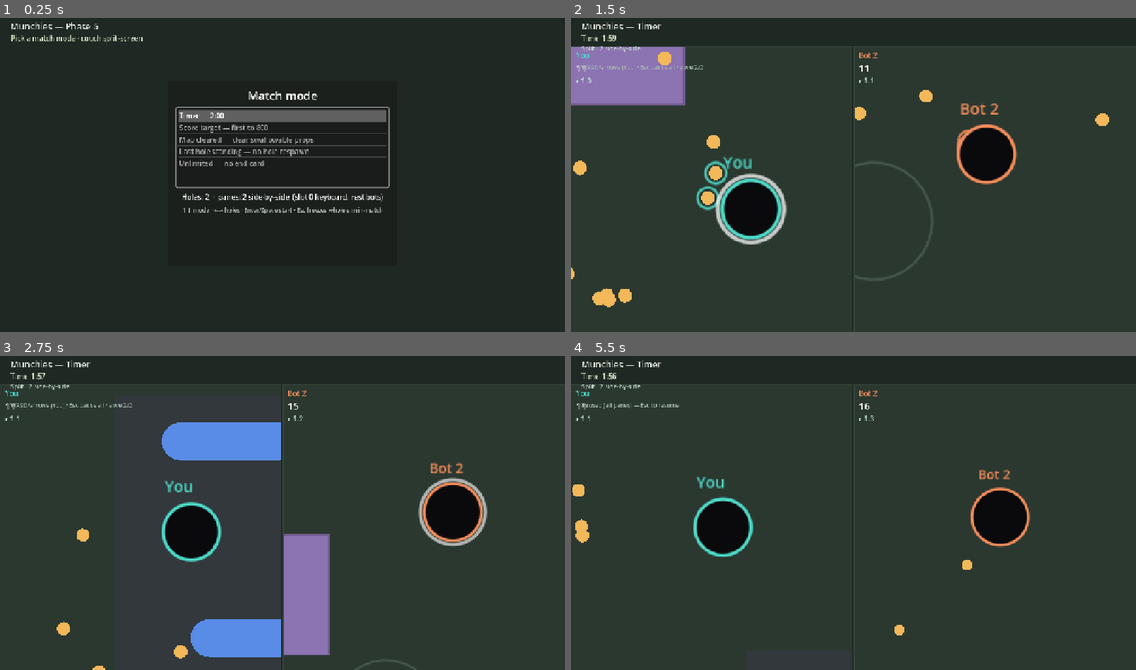
Above: before the commit, frames 1-4 (two rows, left to right).
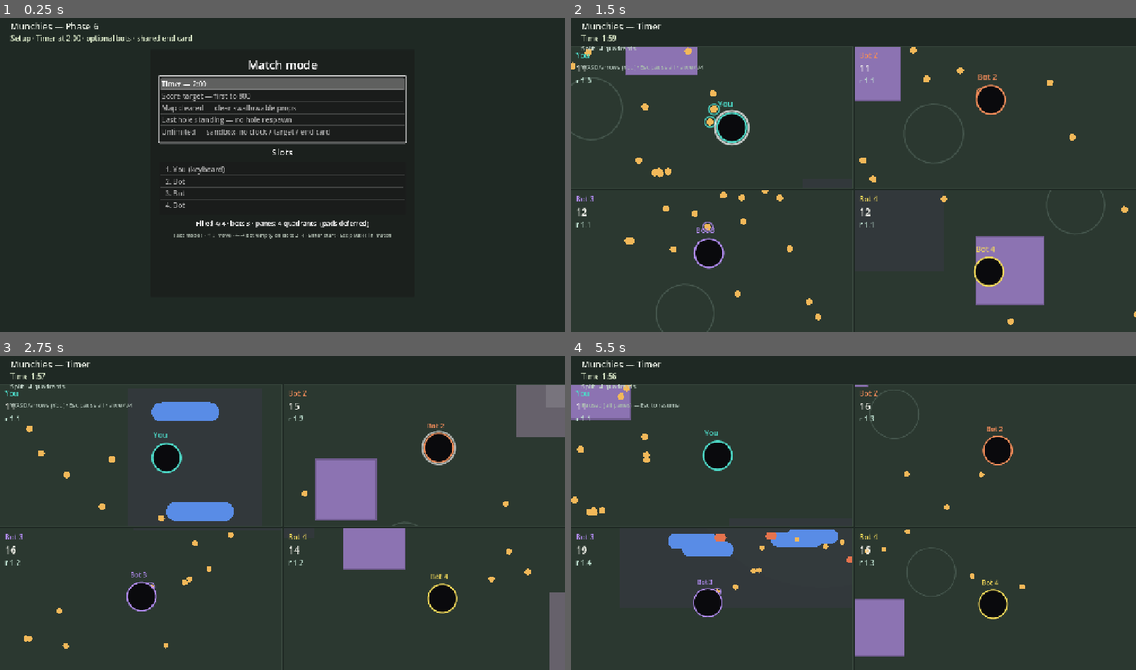
Above: after the commit, the same moments.

Repository: yelsayd/munchies
Game: Godot game, scene res://scenes/main.tscn
Same seed, same stepped clock (60 frames per second), same inputs: the game is played once before the commit and once after it.
Inputs:
- Up to frame 1 (0.25 s): no input
- Up to frame 2 (1.5 s): tap Enter (confirm) at 0.5, 1.35 s; hold D (move_right) 0.53-1.28 s; hold Tab 0.53-1.28 s; hold S (move_down) from 1.28 s (still down)
- Up to frame 3 (2.75 s): tap Tab at 1.55 s; release S (move_down) at 2.03 s; hold D (move_right) from 2.03 s (still down); hold Tab from 2.03 s (still down)
- Up to frame 4 (5.5 s): release D (move_right) at 2.78 s; release Tab at 2.78 s; hold W (move_up) 2.78-3.53 s; tap Tab at 2.85, 4.35 s; hold Tab 3.53-4.28 s; hold A (move_left) 3.53-5.03 s; tap Enter (confirm) at 3.6 s; tap Escape (pause) at 4.15 s; hold S (move_down) from 5.03 s (still down); hold Tab from 5.03 s (still down)

The runs differ from the first frame. In frame 1, 8.2% of the frame differs, in the area x 1-72%, y 1-71%; in frame 2, 16%; in frame 3, 21%, in the area x 0-100%, y 8-100%; in frame 4, 10%.

Commit message:
Phase 6: setup slots, optional bots, shared end card.
Mode list still opens on Timer at 2:00. Four slots with keyboard fixed
and Bot/Empty toggles; pads stay deferred. Unlimited never ends and the
HUD never shows a clock or score target. Suction knobs left alone.

Co-authored-by: Yasser Elsayed <yelsayd@users.noreply.github.com>

Diff:
--- a/project.godot
+++ b/project.godot
@@ -1,15 +1,29 @@
 ; Engine configuration file.
-; Godot 4.5+ / Phase 1 local core loop.
+; It's best edited using the editor UI and not directly,
+; since the parameters that go here are not all obvious.
+;
+; Format:
+;   [section] ; section goes between []
+;   param=value ; assign values to parameters
 
 config_version=5
+
+[animation]
+
+compatibility/default_parent_skeleton_in_mesh_instance_3d=true
 
 [application]
 
 config/name="Munchies"
-config/description="Local hole-swallow game. Phase 5: couch split-screen, keyboard + bots, shared pause."
+config/description="Local hole-swallow game. Phase 6: setup slots, optional bots, shared end card."
 run/main_scene="res://scenes/main.tscn"
-config/features=PackedStringArray("4.5", "Forward Plus")
+config/features=PackedStringArray("4.7", "Forward Plus")
 config/icon="res://icon.svg"
+
+[debug]
+
+gdscript/warnings/infer_variant=1
+gdscript/warnings/treat_warnings_as_errors=false
 
 [display]
 
@@ -56,11 +70,6 @@
 ]
 }
 
-[debug]
-
-gdscript/warnings/infer_variant=1
-gdscript/warnings/treat_warnings_as_errors=false
-
 [rendering]
 
 textures/canvas_textures/default_texture_filter=0
--- a/scenes/main.tscn
+++ b/scenes/main.tscn
@@ -52,13 +52,13 @@
 layout_mode = 2
 theme_override_colors/font_color = Color(0.92, 0.94, 0.9, 1)
 theme_override_font_sizes/font_size = 20
-text = "Munchies — Phase 5"
+text = "Munchies — Phase 6"
 
 [node name="ModeLine" type="Label" parent="HUD/Margin/VBox"]
 layout_mode = 2
 theme_override_colors/font_color = Color(0.85, 0.90, 0.78, 1)
 theme_override_font_sizes/font_size = 16
-text = "Pick a match mode"
+text = "Setup · Timer at 2:00"
 
 [node name="Score" type="Label" parent="HUD/Margin/VBox"]
 layout_mode = 2
@@ -84,10 +84,10 @@
 anchor_top = 0.5
 anchor_right = 0.5
 anchor_bottom = 0.5
-offset_left = -260.0
-offset_top = -210.0
-offset_right = 260.0
-offset_bottom = 210.0
+offset_left = -300.0
+offset_top = -280.0
+offset_right = 300.0
+offset_bottom = 280.0
 grow_horizontal = 2
 grow_vertical = 2
 
@@ -100,7 +100,7 @@
 
 [node name="VBox" type="VBoxContainer" parent="HUD/Setup/Margin"]
 layout_mode = 2
-theme_override_constants/separation = 10
+theme_override_constants/separation = 8
 
 [node name="SetupTitle" type="Label" parent="HUD/Setup/Margin/VBox"]
 layout_mode = 2
@@ -109,23 +109,36 @@
 horizontal_alignment = 1
 
 [node name="ModeList" type="ItemList" parent="HUD/Setup/Margin/VBox"]
-custom_minimum_size = Vector2(0, 180)
+custom_minimum_size = Vector2(0, 150)
 layout_mode = 2
 allow_reselect = true
 auto_height = true
 item_count = 0
 
-[node name="HoleCount" type="Label" parent="HUD/Setup/Margin/VBox"]
+[node name="SlotTitle" type="Label" parent="HUD/Setup/Margin/VBox"]
 layout_mode = 2
-theme_override_font_sizes/font_size = 16
-text = "Holes: 2  ·  panes: 2 side-by-side"
+theme_override_font_sizes/font_size = 20
+text = "Slots"
+horizontal_alignment = 1
+
+[node name="SlotList" type="ItemList" parent="HUD/Setup/Margin/VBox"]
+custom_minimum_size = Vector2(0, 120)
+layout_mode = 2
+allow_reselect = true
+auto_height = true
+item_count = 0
+
+[node name="SlotSummary" type="Label" parent="HUD/Setup/Margin/VBox"]
+layout_mode = 2
+theme_override_font_sizes/font_size = 15
+text = "Filled 4/4 · bots 3 · panes: 4 quadrants"
 horizontal_alignment = 1
 
 [node name="SetupHint" type="Label" parent="HUD/Setup/Margin/VBox"]
 layout_mode = 2
 theme_override_colors/font_color = Color(0.7, 0.75, 0.7, 1)
-theme_override_font_sizes/font_size = 13
-text = "↑↓ mode · ←→ holes · Enter/Space start"
+theme_override_font_sizes/font_size = 12
+text = "Tab modes/slots · ↑↓ move · ←→ bot/empty · Enter start"
 horizontal_alignment = 1
 
 [node name="EndCard" type="PanelContainer" parent="HUD"]
--- a/scripts/main.gd
+++ b/scripts/main.gd
@@ -1,7 +1,7 @@
 extends Node2D
-## Phase 5 view: couch split-screen. Slot 0 = keyboard; extras = bots via Input.
-## One sim; each pane follows its hole with Phase 2 camera rules. Esc pauses all.
-## Gamepads deferred — empty slots stay bots until pads exist.
+## Phase 6 view: setup (modes + slot list + optional bots) → couch split-screen.
+## Slot 0 = keyboard; other filled slots = bots until pads exist. Esc pauses all.
+## Unlimited never shows a clock or score target. Shared end card for ending modes.
 
 const PIXELS_PER_METER := 24.0
 const CAMERA_SETTLE := 0.2
@@ -11,6 +11,7 @@
 const TOP_HUD_BAND := 72.0
 
 enum Screen { SETUP, PLAYING, ENDED }
+enum SetupFocus { MODES, SLOTS }
 
 @onready var world: Node2D = $World
 @onready var world_hold: Node2D = $WorldHold
@@ -23,7 +24,8 @@
 @onready var hint_label: Label = $HUD/Margin/VBox/Hint
 @onready var setup_panel: PanelContainer = $HUD/Setup
 @onready var setup_list: ItemList = $HUD/Setup/Margin/VBox/ModeList
-@onready var setup_holes: Label = $HUD/Setup/Margin/VBox/HoleCount
+@onready var slot_list: ItemList = $HUD/Setup/Margin/VBox/SlotList
+@onready var setup_summary: Label = $HUD/Setup/Margin/VBox/SlotSummary
 @onready var setup_hint: Label = $HUD/Setup/Margin/VBox/SetupHint
 @onready var end_panel: PanelContainer = $HUD/EndCard
 @onready var end_title: Label = $HUD/EndCard/Margin/VBox/EndTitle
@@ -36,7 +38,10 @@
 var _paused := false
 var _screen: Screen = Screen.SETUP
 var _mode_index: int = 0 ## Timer highlighted by default
-var _hole_count: int = 2
+var _setup_focus: SetupFocus = SetupFocus.MODES
+var _slot_cursor: int = 1
+## Four setup slots. Slot 0 is always keyboard when filled.
+var _slots: PackedStringArray = MatchConfig.default_slots(4)
 
 ## Presentation-only swallow ghosts: {x,y,radius,tier,scale,age,target_x,target_y,hole_id}
 var swallow_tweens: Array = []
@@ -65,13 +70,14 @@
 	pane_host.offset_top = TOP_HUD_BAND
 	split_layer.visible = false
 	_build_setup_list()
+	_refresh_slot_list()
 	_show_setup()
 
 
 func _build_setup_list() -> void:
 	setup_list.clear()
 	for m in MODE_ORDER:
-		var cfg := MatchConfig.for_mode(m, _hole_count)
+		var cfg := MatchConfig.for_mode(m, 4)
 		var extra := ""
 		match m:
 			MatchConfig.Mode.TIMER:
@@ -83,23 +89,54 @@
 			MatchConfig.Mode.LAST_STANDING:
 				extra = " — no hole respawn"
 			MatchConfig.Mode.UNLIMITED:
-				extra = " — no end card"
+				extra = " — sandbox, no clock / target / end card"
 		setup_list.add_item(cfg.label() + extra)
 	setup_list.select(_mode_index)
-	_refresh_setup_holes()
-
-
-func _refresh_setup_holes() -> void:
-	setup_holes.text = "Holes: %d  ·  panes: %s  (slot 0 keyboard, rest bots)" % [
-		_hole_count,
-		_pane_layout_label(_hole_count),
+
+
+func _slot_label(index: int) -> String:
+	var kind: String = str(_slots[index])
+	var mark := "▸ " if _setup_focus == SetupFocus.SLOTS and index == _slot_cursor else "  "
+	match kind:
+		MatchConfig.SLOT_KEYBOARD:
+			return "%s%d. You (keyboard)" % [mark, index + 1]
+		MatchConfig.SLOT_BOT:
+			return "%s%d. Bot" % [mark, index + 1]
+		_:
+			return "%s%d. Empty  (optional bot)" % [mark, index + 1]
+
+
+func _refresh_slot_list() -> void:
+	slot_list.clear()
+	for i in 4:
+		slot_list.add_item(_slot_label(i))
+	if _setup_focus == SetupFocus.SLOTS:
+		slot_list.select(_slot_cursor)
+	else:
+		slot_list.deselect_all()
+	var filled := 0
+	var bots := 0
+	for k in _slots:
+		if str(k) == MatchConfig.SLOT_EMPTY:
+			continue
+		filled += 1
+		if str(k) == MatchConfig.SLOT_BOT:
+			bots += 1
+	setup_summary.text = "Filled %d/4 · bots %d · panes: %s  (pads deferred)" % [
+		filled,
+		bots,
+		_pane_layout_label(filled),
 	]
-	setup_hint.text = "↑↓ mode · ←→ holes · Enter/Space start · Esc freezes whole sim in-match"
+	var focus_hint := "modes" if _setup_focus == SetupFocus.MODES else "slots"
+	setup_hint.text = (
+		"Tab: %s · ↑↓ move · ←→ bot/empty on slots 2–4 · Enter start · Esc pauses in-match"
+		% focus_hint
+	)
 
 
 func _pane_layout_label(n: int) -> String:
 	match n:
-		1:
+		0, 1:
 			return "1 fullscreen"
 		2:
 			return "2 side-by-side"
@@ -116,18 +153,40 @@
 	split_layer.visible = false
 	setup_panel.visible = true
 	end_panel.visible = false
-	title_label.text = "Munchies — Phase 5"
-	mode_line.text = "Pick a match mode · couch split-screen"
+	title_label.text = "Munchies — Phase 6"
+	mode_line.text = "Setup · Timer at 2:00 · optional bots · shared end card"
 	score_label.text = ""
 	radius_label.text = ""
 	hint_label.text = ""
-	setup_list.grab_focus()
+	_setup_focus = SetupFocus.MODES
+	_apply_setup_focus()
+	_refresh_slot_list()
 	setup_list.select(_mode_index)
 
 
+func _apply_setup_focus() -> void:
+	if _setup_focus == SetupFocus.MODES:
+		setup_list.grab_focus()
+		setup_list.select(_mode_index)
+		slot_list.deselect_all()
+	else:
+		slot_list.grab_focus()
+		_slot_cursor = clampi(_slot_cursor, 0, 3)
+		slot_list.select(_slot_cursor)
+	_refresh_slot_list()
+
+
+func _make_config_from_setup() -> MatchConfig:
+	var mode: MatchConfig.Mode = MODE_ORDER[_mode_index]
+	var cfg := MatchConfig.for_mode(mode, 4)
+	cfg.set_slots(_slots)
+	return cfg
+
+
 func _start_match() -> void:
-	var mode: MatchConfig.Mode = MODE_ORDER[_mode_index]
-	var cfg := MatchConfig.for_mode(mode, _hole_count)
+	var cfg := _make_config_from_setup()
+	if cfg.active_hole_count() < 1:
+		return
 	sim = MunchiesSim.new()
 	sim.setup_match(cfg, 42)
 	swallow_tweens.clear()
@@ -175,20 +234,50 @@
 
 
 func _process_setup() -> void:
-	if Input.is_action_just_pressed("ui_up") or Input.is_action_just_pressed("move_up"):
-		_mode_index = (_mode_index - 1 + MODE_ORDER.size()) % MODE_ORDER.size()
-		setup_list.select(_mode_index)
-	if Input.is_action_just_pressed("ui_down") or Input.is_action_just_pressed("move_down"):
-		_mode_index = (_mode_index + 1) % MODE_ORDER.size()
-		setup_list.select(_mode_index)
-	if Input.is_action_just_pressed("ui_left") or Input.is_action_just_pressed("move_left"):
-		_hole_count = maxi(2, _hole_count - 1)
-		_refresh_setup_holes()
-	if Input.is_action_just_pressed("ui_right") or Input.is_action_just_pressed("move_right"):
-		_hole_count = mini(4, _hole_count + 1)
-		_refresh_setup_holes()
+	if Input.is_key_pressed(KEY_TAB):
+		if not _tab_held:
+			_tab_held = true
+			_setup_focus = SetupFocus.SLOTS if _setup_focus == SetupFocus.MODES else SetupFocus.MODES
+			_apply_setup_focus()
+			return
+	else:
+		_tab_held = false
+
+	if _setup_focus == SetupFocus.MODES:
+		if Input.is_action_just_pressed("ui_up") or Input.is_action_just_pressed("move_up"):
+			_mode_index = (_mode_index - 1 + MODE_ORDER.size()) % MODE_ORDER.size()
+			setup_list.select(_mode_index)
+		if Input.is_action_just_pressed("ui_down") or Input.is_action_just_pressed("move_down"):
+			_mode_index = (_mode_index + 1) % MODE_ORDER.size()
+			setup_list.select(_mode_index)
+	else:
+		if Input.is_action_just_pressed("ui_up") or Input.is_action_just_pressed("move_up"):
+			_slot_cursor = (_slot_cursor - 1 + 4) % 4
+			_refresh_slot_list()
+		if Input.is_action_just_pressed("ui_down") or Input.is_action_just_pressed("move_down"):
+			_slot_cursor = (_slot_cursor + 1) % 4
+			_refresh_slot_list()
+		if Input.is_action_just_pressed("ui_left") or Input.is_action_just_pressed("move_left") \
+				or Input.is_action_just_pressed("ui_right") or Input.is_action_just_pressed("move_right"):
+			_toggle_slot(_slot_cursor)
 	if Input.is_action_just_pressed("confirm"):
 		_start_match()
+
+
+var _tab_held := false
+
+
+func _toggle_slot(index: int) -> void:
+	if index <= 0:
+		# Slot 1 (index 0) stays keyboard for the local human.
+		_slots[0] = MatchConfig.SLOT_KEYBOARD
+		_refresh_slot_list()
+		return
+	if str(_slots[index]) == MatchConfig.SLOT_BOT:
+		_slots[index] = MatchConfig.SLOT_EMPTY
+	else:
+		_slots[index] = MatchConfig.SLOT_BOT
+	_refresh_slot_list()
 
 
 func _process_playing(dt: float) -> void:
@@ -217,7 +306,7 @@
 
 
 func _collect_inputs() -> Dictionary:
-	# Slot 0 = keyboard human. Extra slots = bots emitting Input (pads deferred).
+	# Keyboard hole(s) read WASD/arrows; bots emit Input. Pads deferred.
 	var inputs := {}
 	for hole_v in sim.holes:
 		var hole: Dictionary = hole_v
@@ -395,7 +484,7 @@
 
 func _make_layout(n: int) -> Control:
 	## 1 fullscreen · 2 side-by-side · 3/4 quadrants (blank cell when n==3).
-	if n == 1:
+	if n <= 1:
 		var root := Control.new()
 		_fill_parent(root)
 		root.mouse_filter = Control.MOUSE_FILTER_IGNORE
@@ -533,6 +622,9 @@
 	radius_label.text = ""
 	if _paused:
 		hint_label.text = "Paused (all panes) — Esc to resume"
+	elif sim.config.mode == MatchConfig.Mode.UNLIMITED:
+		# Unlimited: no clock, no target, no end card.
+		hint_label.text = "Unlimited sandbox — Esc pause · leave running"
 	elif sim.match_over and not sim.config.has_end_card():
 		hint_label.text = "Unlimited running — Esc pause"
 	else:
@@ -565,5 +657,6 @@
 					n += 1
 			return "Alive  %d" % n
 		MatchConfig.Mode.UNLIMITED:
+			# Never open unlimited with a clock or score target.
 			return "Unlimited — props respawn · no player swallow"
 	return cfg.label()
--- a/sim/match_config.gd
+++ b/sim/match_config.gd
@@ -1,6 +1,7 @@
 class_name MatchConfig
 extends RefCounted
 ## Match mode flags for Munchies. Respawn and player-eat live here, not in swallow tests.
+## Setup slots: keyboard / bot / empty (pads deferred). Hole count is derived from filled slots.
 
 enum Mode {
 	TIMER,
@@ -9,6 +10,10 @@
 	UNLIMITED,
 	LAST_STANDING,
 }
+
+const SLOT_EMPTY := "empty"
+const SLOT_KEYBOARD := "keyboard"
+const SLOT_BOT := "bot"
 
 const MODE_LABELS := {
 	Mode.TIMER: "Timer",
@@ -31,13 +36,28 @@
 var allow_player_eat: bool = true
 var respawn_props: bool = false
 var respawn_holes: bool = true
-var hole_count: int = 2 ## 2–4; extras are bots
+## Filled-slot count (1–4). Prefer reading `slots`; this stays for older call sites.
+var hole_count: int = 4
+## Four setup slots. Values: "keyboard" | "bot" | "empty". Pads deferred.
+var slots: PackedStringArray = PackedStringArray([
+	SLOT_KEYBOARD, SLOT_BOT, SLOT_BOT, SLOT_BOT,
+])
 
 
-static func for_mode(m: Mode, hole_count: int = 2) -> MatchConfig:
+static func default_slots(filled: int = 4) -> PackedStringArray:
+	var n: int = clampi(filled, 1, 4)
+	var out := PackedStringArray([SLOT_EMPTY, SLOT_EMPTY, SLOT_EMPTY, SLOT_EMPTY])
+	out[0] = SLOT_KEYBOARD
+	for i in range(1, n):
+		out[i] = SLOT_BOT
+	return out
+
+
+static func for_mode(m: Mode, hole_count: int = 4) -> MatchConfig:
 	var c := MatchConfig.new()
 	c.mode = m
-	c.hole_count = clampi(hole_count, 2, 4)
+	c.slots = default_slots(hole_count)
+	c.hole_count = c.active_hole_count()
 	c.duration = 120.0
 	c.score_target = 800
 	match m:
@@ -64,6 +84,26 @@
 	return c
 
 
+func set_slots(kinds: PackedStringArray) -> void:
+	slots = kinds.duplicate()
+	while slots.size() < 4:
+		slots.append(SLOT_EMPTY)
+	if slots.size() > 4:
+		slots.resize(4)
+	# Slot 0 stays the keyboard human when filled.
+	if slots[0] != SLOT_EMPTY:
+		slots[0] = SLOT_KEYBOARD
+	hole_count = active_hole_count()
+
+
+func active_hole_count() -> int:
+	var n := 0
+	for k in slots:
+		if str(k) != SLOT_EMPTY:
+			n += 1
+	return n
+
+
 func label() -> String:
 	return MODE_LABELS.get(mode, "Timer") as String
 
--- a/sim/sim.gd
+++ b/sim/sim.gd
@@ -1,7 +1,7 @@
 class_name MunchiesSim
 extends RefCounted
 ## Pure simulation for Munchies. No scene tree, no physics nodes.
-## Phase 5 couch: same step for all panes; claims exclusive; modes own respawn/elim.
+## Phase 6 couch: setup slots → same step for all panes; claims exclusive; modes own respawn/elim.
 
 const START_RADIUS := 1.0
 const START_MASS := 1.0
@@ -152,14 +152,24 @@
 	holes.append(make_hole(_alloc_id(), pad.x, pad.y, false, 0))
 
 
-## Phase 4: match with 2–4 holes (slot 0 human, extras bots).
+## Phase 6: match from setup slots (keyboard / bot / empty). Pads deferred.
 func setup_match(cfg: MatchConfig, world_seed: int = 42) -> void:
 	config = cfg
 	_layout_phase2_map(world_seed)
-	var n: int = clampi(cfg.hole_count, 2, 4)
-	for i in n:
-		var pad: Vector2 = SPAWN_PADS[i]
-		holes.append(make_hole(_alloc_id(), pad.x, pad.y, i > 0, i))
+	var kinds: PackedStringArray = cfg.slots
+	if kinds.is_empty():
+		kinds = MatchConfig.default_slots(clampi(cfg.hole_count, 1, 4))
+	for slot_i in mini(4, kinds.size()):
+		var kind: String = str(kinds[slot_i])
+		if kind == MatchConfig.SLOT_EMPTY:
+			continue
+		var pad: Vector2 = SPAWN_PADS[slot_i]
+		var is_bot: bool = kind == MatchConfig.SLOT_BOT
+		holes.append(make_hole(_alloc_id(), pad.x, pad.y, is_bot, slot_i))
+	if holes.is_empty():
+		# Safety: always at least the keyboard hole.
+		var pad0: Vector2 = SPAWN_PADS[0]
+		holes.append(make_hole(_alloc_id(), pad0.x, pad0.y, false, 0))
 
 
 func _layout_phase2_map(world_seed: int) -> void:
--- a/tests/test_sim.gd
+++ b/tests/test_sim.gd
@@ -1,5 +1,5 @@
 extends SceneTree
-## Headless Phase 1–5 checks. Run:
+## Headless Phase 1–6 checks. Run:
 ##   godot --headless --path . -s res://tests/test_sim.gd
 
 func _init() -> void:
@@ -21,17 +21,19 @@
 	failed += _check_claim_sticks_on_contest()
 	failed += _check_progression_gates()
 	failed += _check_match_config_flags()
+	failed += _check_setup_slots_optional_bots()
 	failed += _check_timer_ends()
 	failed += _check_score_target_ends()
 	failed += _check_map_cleared_ends()
 	failed += _check_last_standing()
 	failed += _check_unlimited_no_end()
+	failed += _check_unlimited_no_clock_fields_used()
 	failed += _check_hole_respawn()
 	failed += _check_bot_emits_input()
 	failed += _check_player_swallow()
 
 	if failed == 0:
-		print("PASS: all Phase 1–5 sim checks")
+		print("PASS: all Phase 1–6 sim checks")
 		quit(0)
 	else:
 		print("FAIL: %d check(s) failed" % failed)
@@ -304,6 +306,76 @@
 		print("FAIL expected 2 bots, got ", bots)
 		return 1
 	print("ok match config flags")
+	return 0
+
+
+func _check_setup_slots_optional_bots() -> int:
+	## Phase 6: empty slots skipped; bots optional; default couch is 4 filled.
+	var cfg := MatchConfig.for_mode(MatchConfig.Mode.TIMER, 4)
+	if cfg.active_hole_count() != 4 or cfg.slots[0] != MatchConfig.SLOT_KEYBOARD:
+		print("FAIL default 4-slot couch setup")
+		return 1
+	cfg.set_slots(PackedStringArray([
+		MatchConfig.SLOT_KEYBOARD,
+		MatchConfig.SLOT_BOT,
+		MatchConfig.SLOT_EMPTY,
+		MatchConfig.SLOT_BOT,
+	]))
+	if cfg.active_hole_count() != 3:
+		print("FAIL optional empty slot count: ", cfg.active_hole_count())
+		return 1
+	var sim := MunchiesSim.new()
+	sim.setup_match(cfg, 11)
+	if sim.holes.size() != 3:
+		print("FAIL setup_match should skip empty slots, got ", sim.holes.size())
+		return 1
+	var slots_seen := {}
+	var bots := 0
+	for h in sim.holes:
+		slots_seen[int(h["slot"])] = true
+		if h["is_bot"]:
+			bots += 1
+	if bots != 2:
+		print("FAIL expected 2 bots with one empty slot, got ", bots)
+		return 1
+	if slots_seen.get(2, false):
+		print("FAIL empty slot 2 should not spawn a hole")
+		return 1
+	if not slots_seen.get(0, false) or not slots_seen.get(1, false) or not slots_seen.get(3, false):
+		print("FAIL expected holes on slots 0,1,3")
+		return 1
+	# Solo keyboard still valid (unlimited sandbox).
+	var solo := MatchConfig.for_mode(MatchConfig.Mode.UNLIMITED, 1)
+	if solo.active_hole_count() != 1 or solo.has_end_card():
+		print("FAIL solo unlimited slot")
+		return 1
+	print("ok setup slots optional bots")
+	return 0
+
+
+func _check_unlimited_no_clock_fields_used() -> int:
+	## Unlimited keeps duration/target on the config struct but never ends or shows an end card.
+	var cfg := MatchConfig.for_mode(MatchConfig.Mode.UNLIMITED, 4)
+	if cfg.has_end_card():
+		print("FAIL unlimited must not have end card")
+		return 1
+	var sim := MunchiesSim.new()
+	sim.setup_match(cfg, 5)
+	sim.elapsed = 9999.0
+	for h in sim.holes:
+		h["score"] = 9999
+	sim.objects.clear()
+	var inputs := {}
+	for h in sim.holes:
+		inputs[int(h["id"])] = Vector2.ZERO
+	for e in sim.step(inputs, 1.0 / 60.0):
+		if e["kind"] == MunchiesSim.EVENT_MATCH_ENDED:
+			print("FAIL unlimited ended despite clock/target/map-clear conditions")
+			return 1
+	if sim.match_over:
+		print("FAIL unlimited match_over")
+		return 1
+	print("ok unlimited ignores clock and target")
 	return 0
 
 
